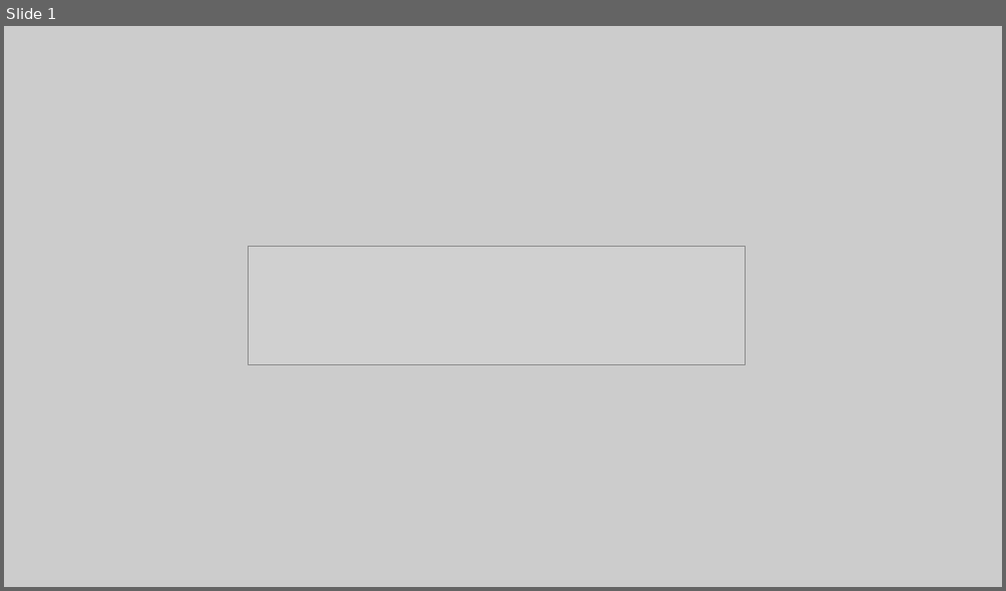
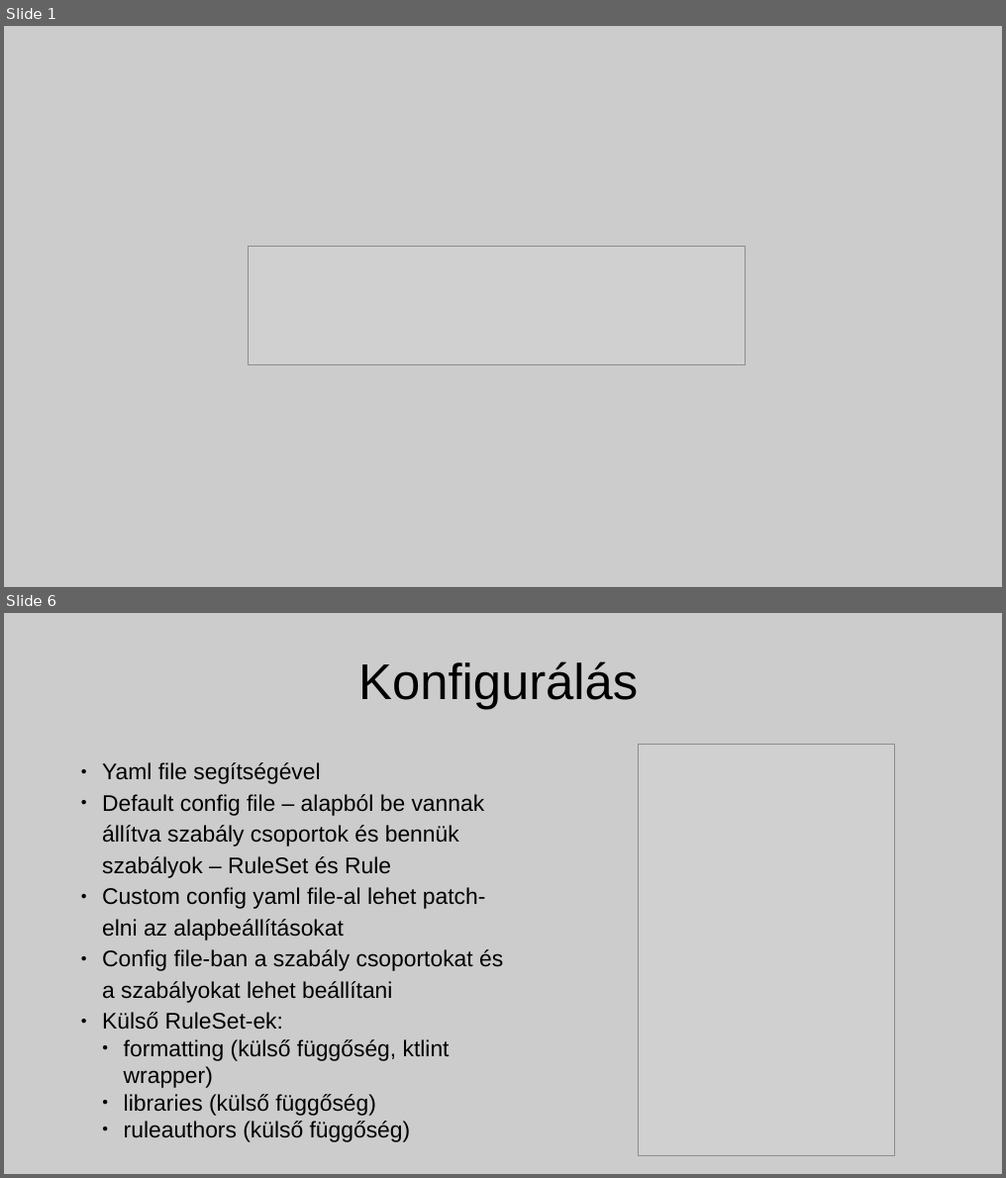
Before and after one commit to adams1mon/detekt-demo, a slide deck: detekt-presentation/presentation.odp. Shown one above the other, each under a label of ours: slide 1 before the commit, slides 1 and 6 after it; the slides between them are not shown. The pictures are 1006x591 and 1006x1178 pixels, drawn with LibreOffice and Linux fonts; fonts in the diff are those of the drawing; grey boxes stand for pictures. Boxes give left, top, right and bottom in pixels: in the first picture for what was removed or moved away, otherwise in the second. Text is boxed around its words. In the diff, an @@ line names an element or a change of style, - is before the commit and + after.

```diff
--- a/detekt-presentation/presentation.odp
+++ b/detekt-presentation/presentation.odp
@@ slide 6 added at (4,613,1002,1174), background #CCCCCC @@
@@ title added at (358,662,638,709), 40 pt, text #000000 @@
+Konfigurálás
@@ picture added at (638,744,894,1157) @@
@@ text added at (102,762,503,1143), 18 pt, text #000000 @@
+● Yaml file segítségével
+● Default config file – alapból be vannak állítva szabály csoportok és bennük szabályok – RuleSet és Rule
+● Custom config yaml file-al lehet patch-elni az alapbeállításokat
+● Config file-ban a szabály csoportokat és a szabályokat lehet beállítani
+● Külső RuleSet-ek:
+  ● formatting (külső függőség, ktlint wrapper)
+  ● libraries (külső függőség)
+  ● ruleauthors (külső függőség)
```
Also in this commit, not shown: 5 other slides added, 3 slides removed, 3 other files.
